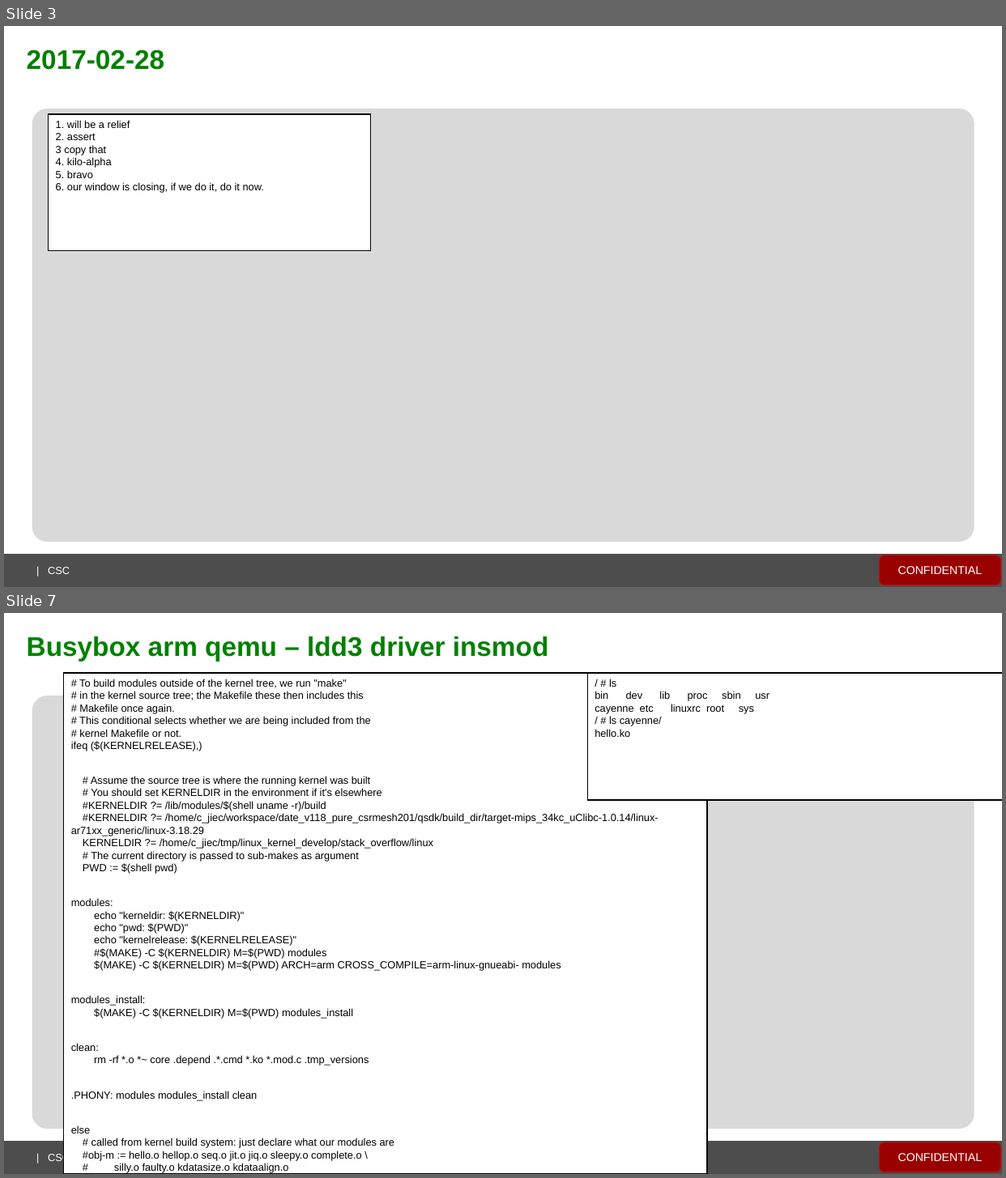
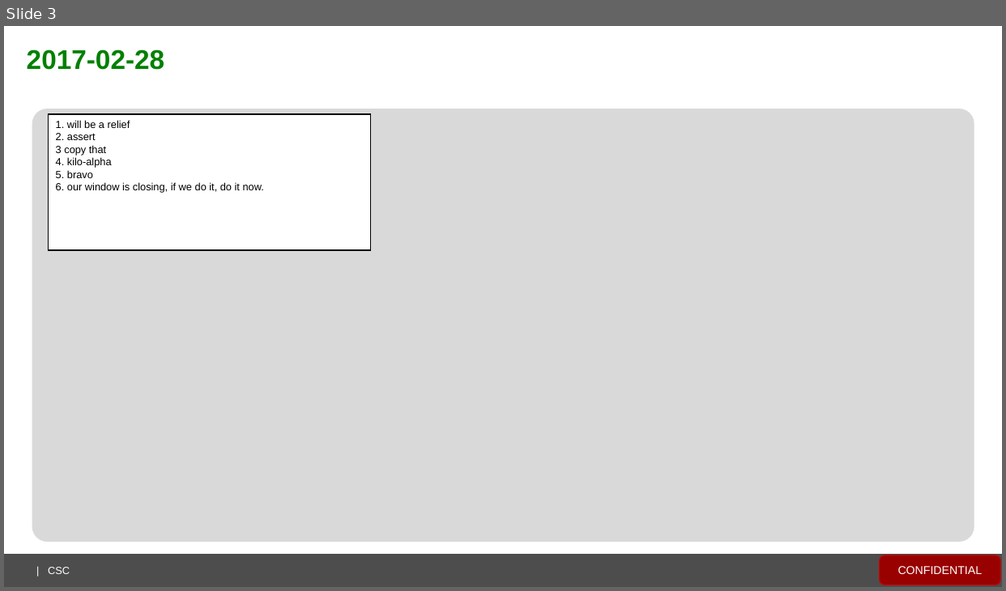
Before and after one commit to spartacus429496/everyday_note, a slide deck: everyday_note.pptx. Shown one above the other, each under a label of ours: slides 3 and 7 before the commit, slide 3 after it; the slides between them are not shown. The pictures are 1006x1178 and 1006x591 pixels, drawn with LibreOffice and Linux fonts; fonts in the diff are those of the drawing; background and template pictures are left out. Boxes give left, top, right and bottom in pixels: in the first picture for what was removed or moved away, otherwise in the second. Text is boxed around its words. In the diff, an @@ line names an element or a change of style, - is before the commit and + after.

```diff
--- a/everyday_note.pptx
+++ b/everyday_note.pptx
@@ slide 7 removed at box(4, 613, 1002, 1174), background #FFFFFF; not listed: 4 template elements that a slide beside it also shows @@
@@ text removed at box(27, 636, 549, 662) @@
-Busybox arm qemu – ldd3 driver insmod
@@ rectangle removed at box(64, 673, 707, 1174) @@
-# To build modules outside of the kernel tree, we run "make"
-# in the kernel source tree; the Makefile these then includes this
-# Makefile once again.
-# This conditional selects whether we are being included from the
-# kernel Makefile or not.
-ifeq ($(KERNELRELEASE),)
-# Assume the source tree is where the running kernel was built
-# You should set KERNELDIR in the environment if it's elsewhere
-#KERNELDIR ?= /lib/modules/$(shell uname -r)/build
-#KERNELDIR ?= /home/c_jiec/workspace/date_v118_pure_csrmesh201/qsdk/build_dir/target-mips_34kc_uClibc-1.0.14/linux-ar71xx_generic/linux-3.18.29
-KERNELDIR ?= /home/c_jiec/tmp/linux_kernel_develop/stack_overflow/linux
-# The current directory is passed to sub-makes as argument
-PWD := $(shell pwd)
-modules:
-echo "kerneldir: $(KERNELDIR)"
-echo "pwd: $(PWD)"
-echo "kernelrelease: $(KERNELRELEASE)"
-#$(MAKE) -C $(KERNELDIR) M=$(PWD) modules
-$(MAKE) -C $(KERNELDIR) M=$(PWD) ARCH=arm CROSS_COMPILE=arm-linux-gnueabi- modules
-modules_install:
-$(MAKE) -C $(KERNELDIR) M=$(PWD) modules_install
-clean:
-rm -rf *.o *~ core .depend .*.cmd *.ko *.mod.c .tmp_versions
-.PHONY: modules modules_install clean
-else
-# called from kernel build system: just declare what our modules are
-#obj-m := hello.o hellop.o seq.o jit.o jiq.o sleepy.o complete.o \
-# silly.o faulty.o kdatasize.o kdataalign.o
-obj-m := hello.o complete.o
-# echo "else kernelrelease: $(KERNELRELEASE)"
-endif
@@ rectangle removed at box(587, 673, 1002, 800) @@
-/ # ls
-bin dev lib proc sbin usr
-cayenne etc linuxrc root sys
-/ # ls cayenne/
-hello.ko
```
Also in this commit, not shown: 12 slides changed, 4 slides added, 3 other slides removed.
